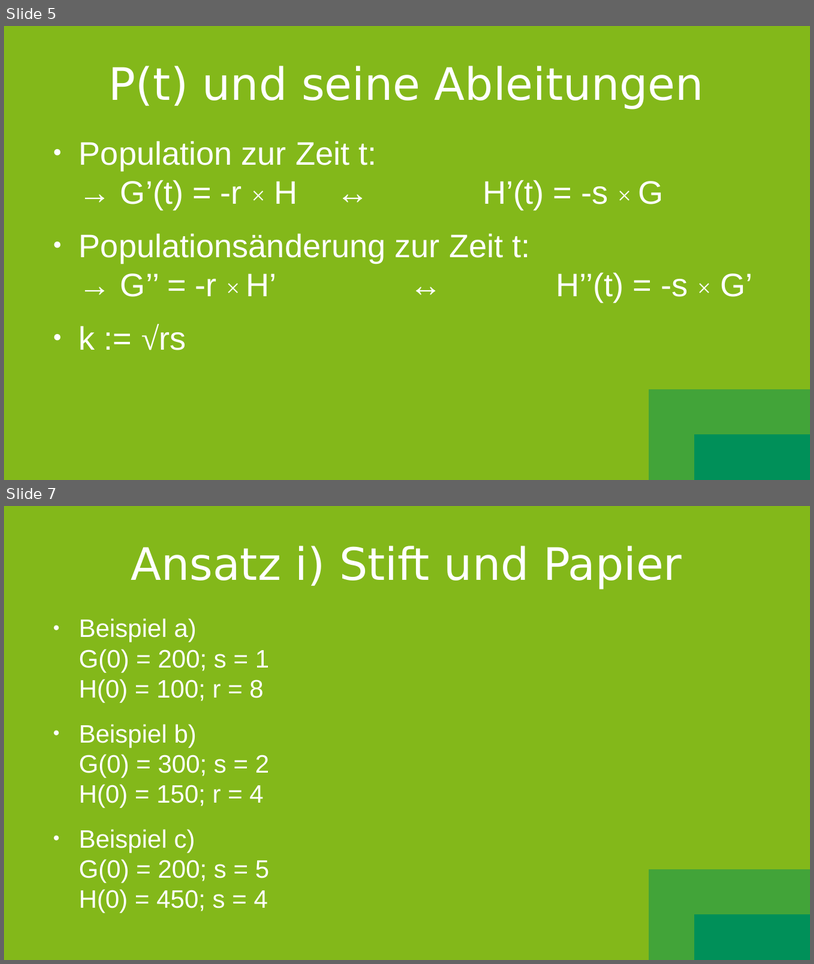
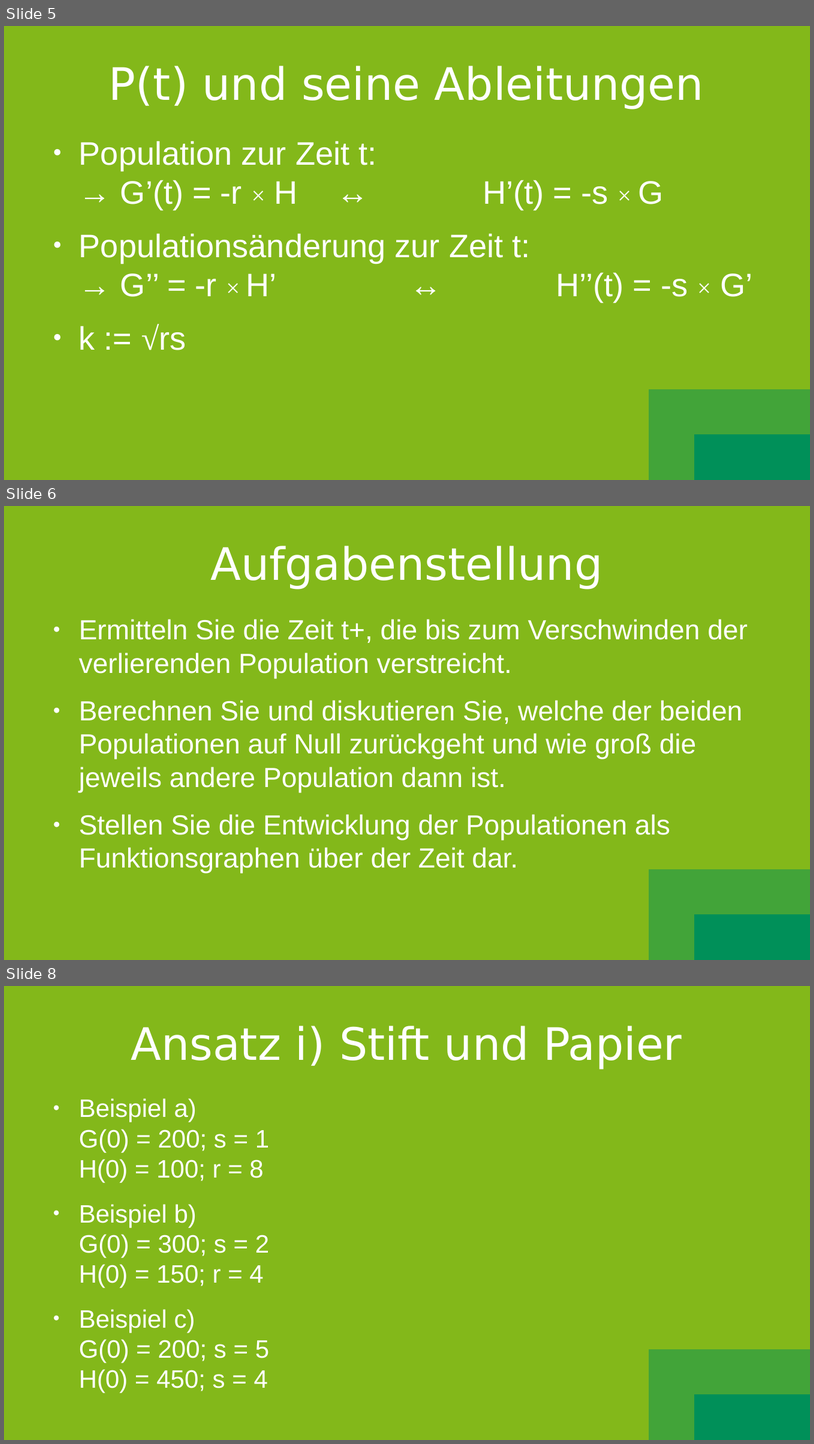
Before and after one commit to SootDan/LanchesterModell, a slide deck: Prasentation.odp. Shown one above the other, each under a label of ours: slides 5 and 7 before the commit, slides 5, 6 and 8 after it; the slides between them are not shown. The pictures are 814x964 and 814x1444 pixels, drawn with LibreOffice and Linux fonts; fonts in the diff are those of the drawing. Boxes give left, top, right and bottom in pixels: in the first picture for what was removed or moved away, otherwise in the second. Text is boxed around its words. In the diff, an @@ line names an element or a change of style, - is before the commit and + after.

```diff
--- a/Prasentation.odp
+++ b/Prasentation.odp
@@ slide 6 added at [4, 506, 810, 960], background gradient #009059 to #42A439 to #83B81A @@
@@ title added at [210, 546, 603, 589], 44 pt, text #FFFFFF @@
+Aufgabenstellung
@@ text added at [79, 619, 748, 873], 27.2 pt, text #FFFFFF @@
+● Ermitteln Sie die Zeit t+, die bis zum Verschwinden der verlierenden Population verstreicht.
+● Berechnen Sie und diskutieren Sie, welche der beiden Populationen auf Null zurückgeht und wie groß die jeweils andere Population dann ist.
+● Stellen Sie die Entwicklung der Populationen als Funktionsgraphen über der Zeit dar.
@@ what was slide 7 is now slide 8 @@
```
Also in this commit, not shown: 1 slide changed, 7 other slides added, 1 slide removed, 4 other files.
